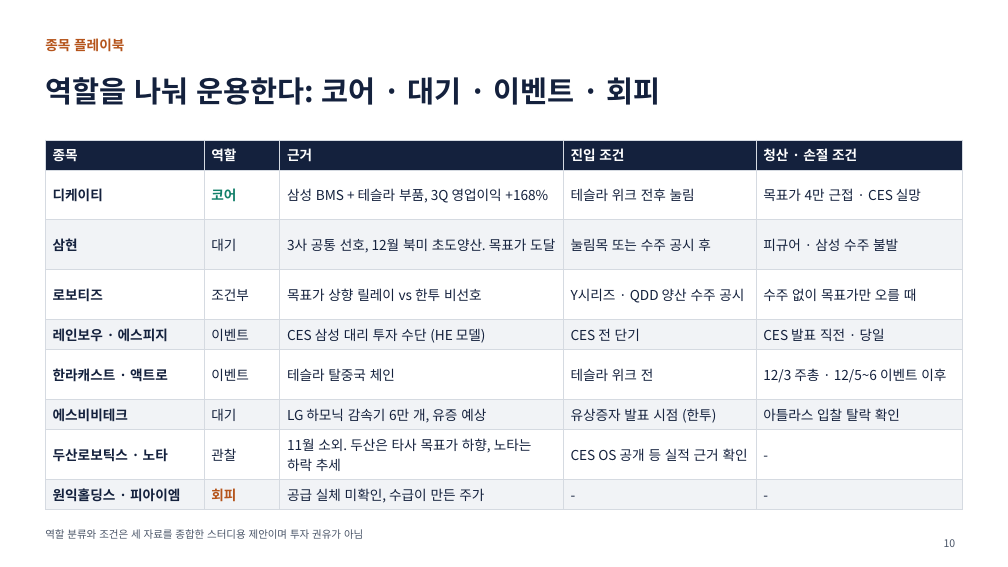
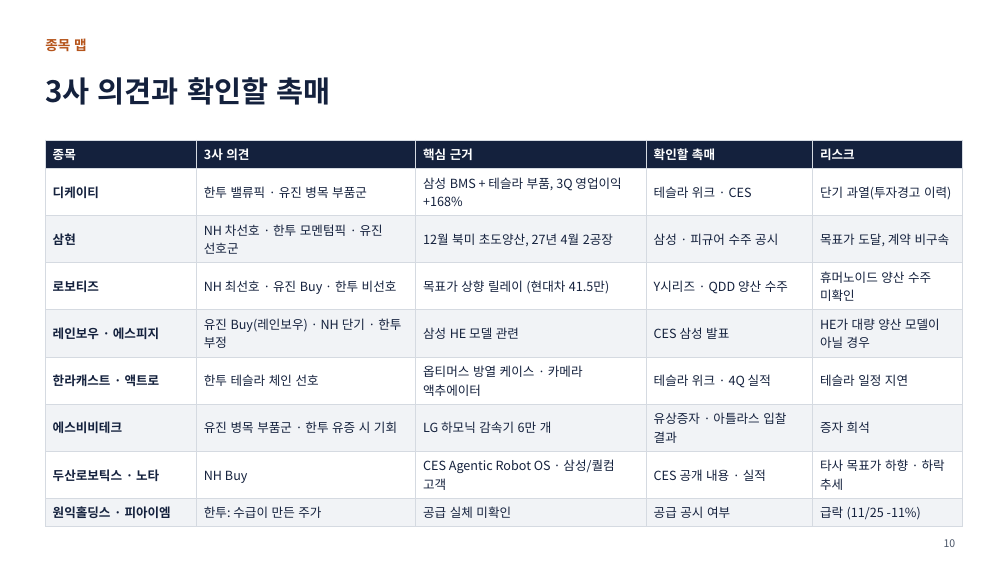
Before and after one commit to fred03094708-ctrl/-, a slide deck: slide 10 of 로봇_스터디.pptx. Drawn at 1008x567 pixels with LibreOffice and Linux fonts; fonts in the diff are those of the drawing. Boxes give left, top, right and bottom in pixels: in the first picture for what was removed or moved away, otherwise in the second. Text is boxed around its words. In the diff, an @@ line names an element or a change of style, - is before the commit and + after.

```diff
--- a/로봇_스터디.pptx
+++ b/로봇_스터디.pptx
@@ text at [45, 38, 87, 51]: text changed @@
-종목 플레이북
+종목 맵
@@ title at [45, 77, 330, 105]: text changed @@
-역할을 나눠 운용한다: 코어 · 대기 · 이벤트 · 회피
+3사 의견과 확인할 촉매
@@ table at [45, 140, 963, 524] @@
-row 1: 종목 | 역할 | 근거 | 진입 조건 | 청산 · 손절 조건
+row 1: 종목 | 3사 의견 | 핵심 근거 | 확인할 촉매 | 리스크
-row 2: 디케이티 | 코어 | 삼성 BMS + 테슬라 부품, 3Q 영업이익 +168% | 테슬라 위크 전후 눌림 | 목표가 4만 근접 · CES 실망
+row 2: 디케이티 | 한투 밸류픽 · 유진 병목 부품군 | 삼성 BMS + 테슬라 부품, 3Q 영업이익 +168% | 테슬라 위크 · CES | 단기 과열(투자경고 이력)
-row 3: 삼현 | 대기 | 3사 공통 선호, 12월 북미 초도양산. 목표가 도달 | 눌림목 또는 수주 공시 후 | 피규어 · 삼성 수주 불발
+row 3: 삼현 | NH 차선호 · 한투 모멘텀픽 · 유진 선호군 | 12월 북미 초도양산, 27년 4월 2공장 | 삼성 · 피규어 수주 공시 | 목표가 도달, 계약 비구속
-row 4: 로보티즈 | 조건부 | 목표가 상향 릴레이 vs 한투 비선호 | Y시리즈 · QDD 양산 수주 공시 | 수주 없이 목표가만 오를 때
+row 4: 로보티즈 | NH 최선호 · 유진 Buy · 한투 비선호 | 목표가 상향 릴레이 (현대차 41.5만) | Y시리즈 · QDD 양산 수주 | 휴머노이드 양산 수주 미확인
-row 5: 레인보우 · 에스피지 | 이벤트 | CES 삼성 대리 투자 수단 (HE 모델) | CES 전 단기 | CES 발표 직전 · 당일
+row 5: 레인보우 · 에스피지 | 유진 Buy(레인보우) · NH 단기 · 한투 부정 | 삼성 HE 모델 관련 | CES 삼성 발표 | HE가 대량 양산 모델이 아닐 경우
-row 6: 한라캐스트 · 액트로 | 이벤트 | 테슬라 탈중국 체인 | 테슬라 위크 전 | 12/3 주총 · 12/5~6 이벤트 이후
+row 6: 한라캐스트 · 액트로 | 한투 테슬라 체인 선호 | 옵티머스 방열 케이스 · 카메라 액추에이터 | 테슬라 위크 · 4Q 실적 | 테슬라 일정 지연
-row 7: 에스비비테크 | 대기 | LG 하모닉 감속기 6만 개, 유증 예상 | 유상증자 발표 시점 (한투) | 아틀라스 입찰 탈락 확인
+row 7: 에스비비테크 | 유진 병목 부품군 · 한투 유증 시 기회 | LG 하모닉 감속기 6만 개 | 유상증자 · 아틀라스 입찰 결과 | 증자 희석
-row 8: 두산로보틱스 · 노타 | 관찰 | 11월 소외. 두산은 타사 목표가 하향, 노타는 하락 추세 | CES OS 공개 등 실적 근거 확인 | -
+row 8: 두산로보틱스 · 노타 | NH Buy | CES Agentic Robot OS · 삼성/퀄컴 고객 | CES 공개 내용 · 실적 | 타사 목표가 하향 · 하락 추세
-row 9: 원익홀딩스 · 피아이엠 | 회피 | 공급 실체 미확인, 수급이 만든 주가 | - | -
+row 9: 원익홀딩스 · 피아이엠 | 한투: 수급이 만든 주가 | 공급 실체 미확인 | 공급 공시 여부 | 급락 (11/25 -11%)
@@ size 13 to 12 pt in "종목", "디케이티", "삼성 BMS + 테슬라 부품, 3Q 영업이익 ...", "삼현" and 6 more places @@
@@ text removed at [45, 529, 363, 539] @@
-역할 분류와 조건은 세 자료를 종합한 스터디용 제안이며 투자 권유가 아님
```
Also in this commit, not shown: 4 other slides changed, 1 slide added, 2 slides removed, 1 other file.
